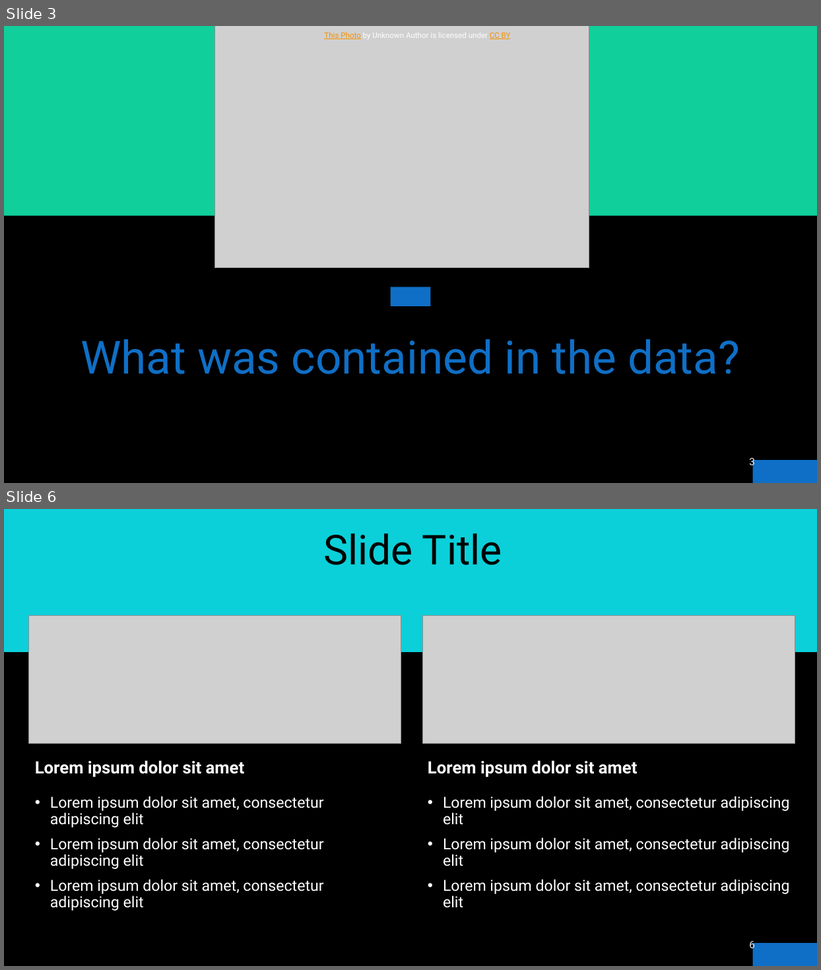
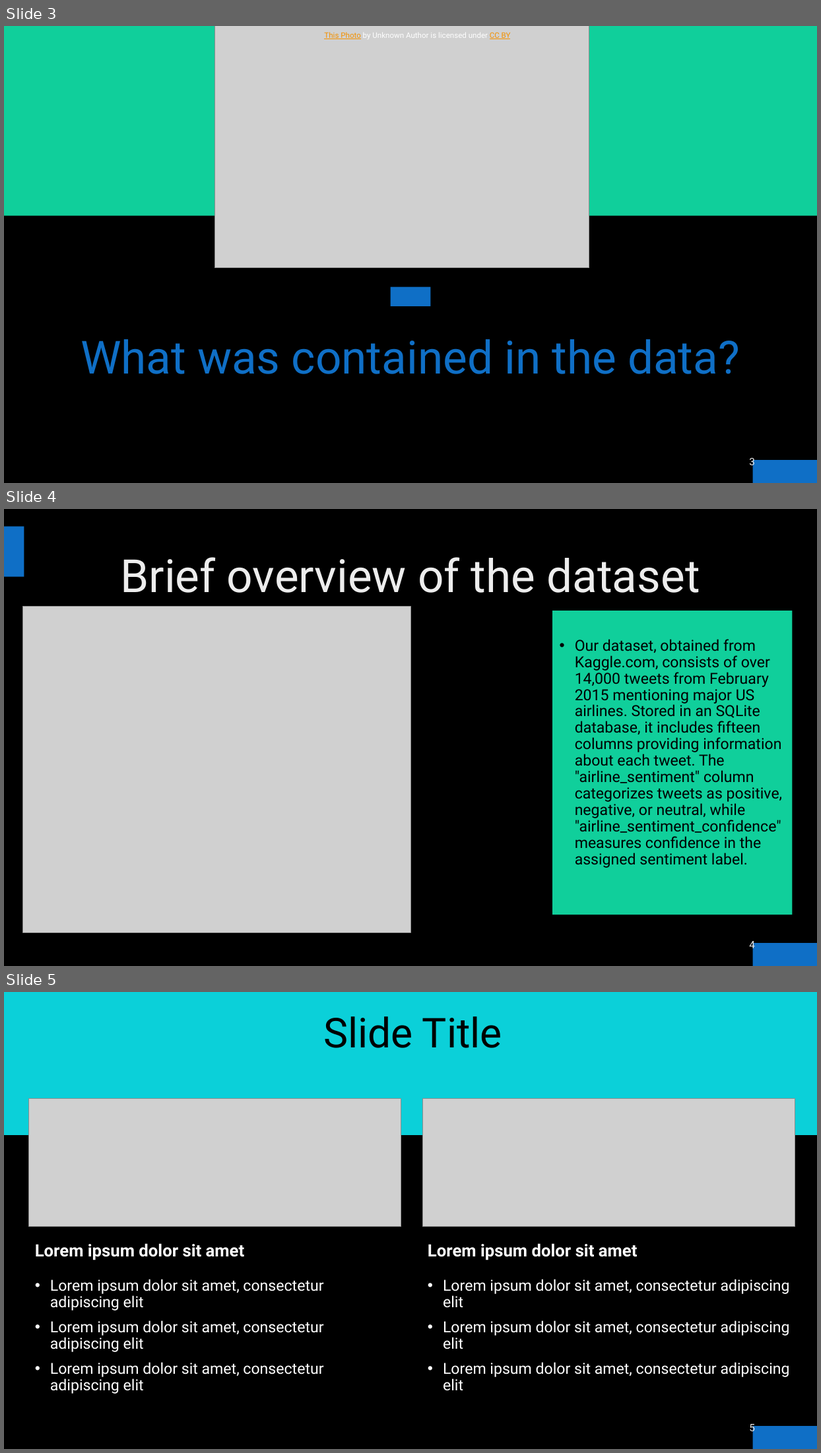
Before and after one commit to ElDon2308/Airline-Sentiment-Analysis, a slide deck: Airline Sentiment Analysis Presentation.pptx. Shown one above the other, each under a label of ours: slides 3 and 6 before the commit, slides 3, 4 and 5 after it; the slides between them are not shown. The pictures are 821x970 and 821x1453 pixels, drawn with LibreOffice and Linux fonts; fonts in the diff are those of the drawing; grey boxes stand for pictures; background and template pictures are left out. Boxes give left, top, right and bottom in pixels: in the first picture for what was removed or moved away, otherwise in the second. Text is boxed around its words. In the diff, an @@ line names an element or a change of style, - is before the commit and + after.

```diff
--- a/Airline Sentiment Analysis Presentation.pptx
+++ b/Airline Sentiment Analysis Presentation.pptx
@@ slide 4 added at (4, 509, 817, 966), background picture (left out); not listed: 2 template elements that a slide beside it also shows @@
@@ title added at (121, 557, 700, 593), 54 pt, text gradient #DEDEDE to #EDEDED to #FFFFFF @@
+Brief overview of the dataset
@@ picture added at (23, 606, 411, 933) @@
@@ rectangle added at (552, 611, 792, 916), fill #10CF9B @@
@@ text added at (575, 639, 783, 868), 18 pt, text #000000 @@
+• Our dataset, obtained from Kaggle.com, consists of over 14,000 tweets from February 2015 mentioning major US airlines. Stored in an SQLite database, it includes fifteen columns providing information about each tweet. The "airline_sentiment" column categorizes tweets as positive, negative, or neutral, while "airline_sentiment_confidence" measures confidence in the assigned sentiment label.
@@ page number added at (749, 941, 755, 952), 12 pt, text gradient #9E9E9E to #EDEDED to #FFFFFF @@
+4
@@ what was slide 6 is now slide 5 @@
@@ page number at (749, 1424, 755, 1435): text changed @@
-6
+5
```
Also in this commit, not shown: 1 slide changed, 1 other slide added, 1 slide removed.
